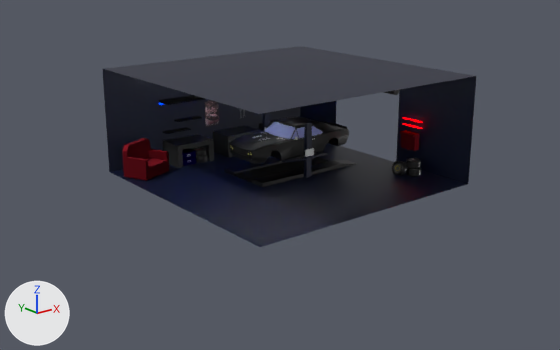
Renders of the Blender file Assets/3d_models/гаражик.blend from each side of a commit.
Both versions are drawn from a 50 mm lens placed at (-26.8, -32.1, 11.6), pointed at (-6.7, -7.0, 1.6). Every picture has the same lights, and +X, +Y and +Z are marked at lower left.
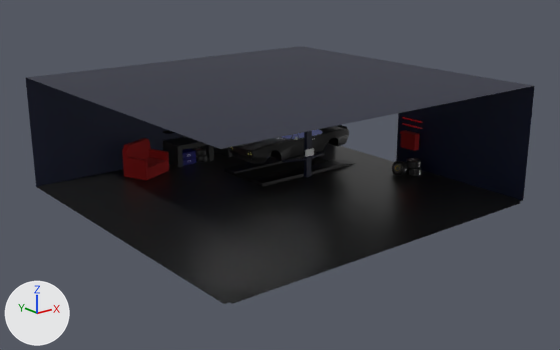
The change, as a diff of the scene's bpy script:
```diff
--- a/Assets/3d_models/гаражик.blend.py
+++ b/Assets/3d_models/гаражик.blend.py
@@ mat_material_022 @@
 n0 = _N.new('ShaderNodeOutputMaterial'); n0.name = 'Material Output'
-n1 = _N.new('ShaderNodeBsdfToon'); n1.name = 'Toon BSDF'
-n1.inputs[0].default_value = (0.129, 0.00588, 0.0108, 1.0)  # 'Color', dark red #65121b
-_L.new(n1.outputs[0], n0.inputs[0])  # 'BSDF' to 'Surface'
+n2 = _N.new('ShaderNodeBsdfPrincipled'); n2.name = 'Principled BSDF'
+n2.inputs[0].default_value = (0.27, 0.000389, 0.000575, 1.0)  # 'Base Color', red #8e0102
+n2.inputs[2].default_value = 1.0  # 'Roughness'
+_L.new(n2.outputs[0], n0.inputs[0])  # 'BSDF' to 'Surface'
@@ mat_material_006 @@
-mat_material_006 = emission_material('Material.006')
-mat_material_006.base_color = (1.0, 0.0, 0.00144)  # red #ff0005
-mat_material_006.strength = 3.0
+mat_material_006 = principled_material('Material.006')
+mat_material_006.base_color = (1.0, 0.0, 0.0)  # red #ff0000
@@ me_cube_001 @@
 me_cube_001.from_pydata(...)  # 75 vertices, 49 faces; spans x -11.0..1.0, y -11.0..1.0, z -1.0..11.0
 # used by ob_cube; location = (0.2, 0.0, 1.0); scale = (1.0, 1.0, 0.417)
+# me_cube_001 part 1: all 2 vertices in x -11.0, y 1.0, z -1.0..11.0 are moved by (-3.65, 0.0, 0.0)
+# me_cube_001 part 2: all 9 vertices in x 1.0, y -11.0, z -1.0..11.0 are moved by (0.0, -2.94, 0.0)
 me_cube_001.materials.append(mat_material_002)
+me_cube_001.materials.append(mat_material_012)  # black #303030
@@ me_plane_002 @@
+me_plane_002.from_pydata([(-10.0, -10.0, 0.0), (10.0, -10.0, 0.0), (-10.0, 10.0, 0.0), (10.0, 10.0, 0.0)], [], [(0, 1, 3, 2)])
+me_plane_002.materials.append(mat_material_012)  # black #303030
@@ ob_plane_002 @@
+ob_plane_002 = bpy.data.objects.new('Plane.002', me_plane_002)
+ob_plane_002.location = (-6.71, -6.55, 0.6)
+ob_plane_002.scale = (0.755, 0.755, 0.755)
```

Pixel boxes (x1, y1, x2, y2) of what changed, in the pictures (560 x 350 px; the box of a moved part takes in the faces that stretch with it):
'Cube', reshaped (36% wider, 28% taller): before (102, 46, 476, 247); after (26, 46, 534, 304)
'Plane.002', added (black): after (41, 144, 520, 304)
'sofa', recoloured (black to red): (122, 138, 169, 181) in both
'Cube.018', recoloured (black to red): (400, 130, 419, 151) in both
'Cube.016', recoloured: (402, 117, 423, 123) in both
'Cube.017', recoloured: (402, 123, 422, 129) in both
part 1 of me_cube_001, moved or reshaped: before (102, 68, 474, 247); after (26, 68, 533, 304)
part 2 of me_cube_001, moved or reshaped: before (443, 76, 476, 184); after (443, 86, 534, 200)
